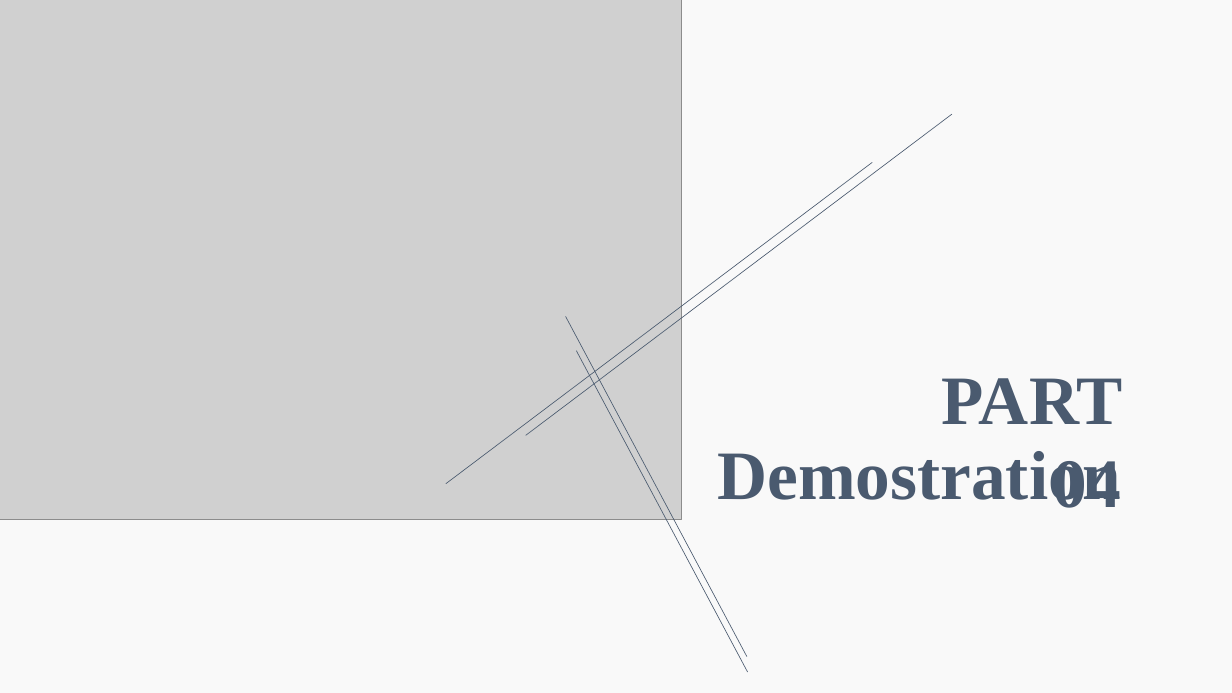
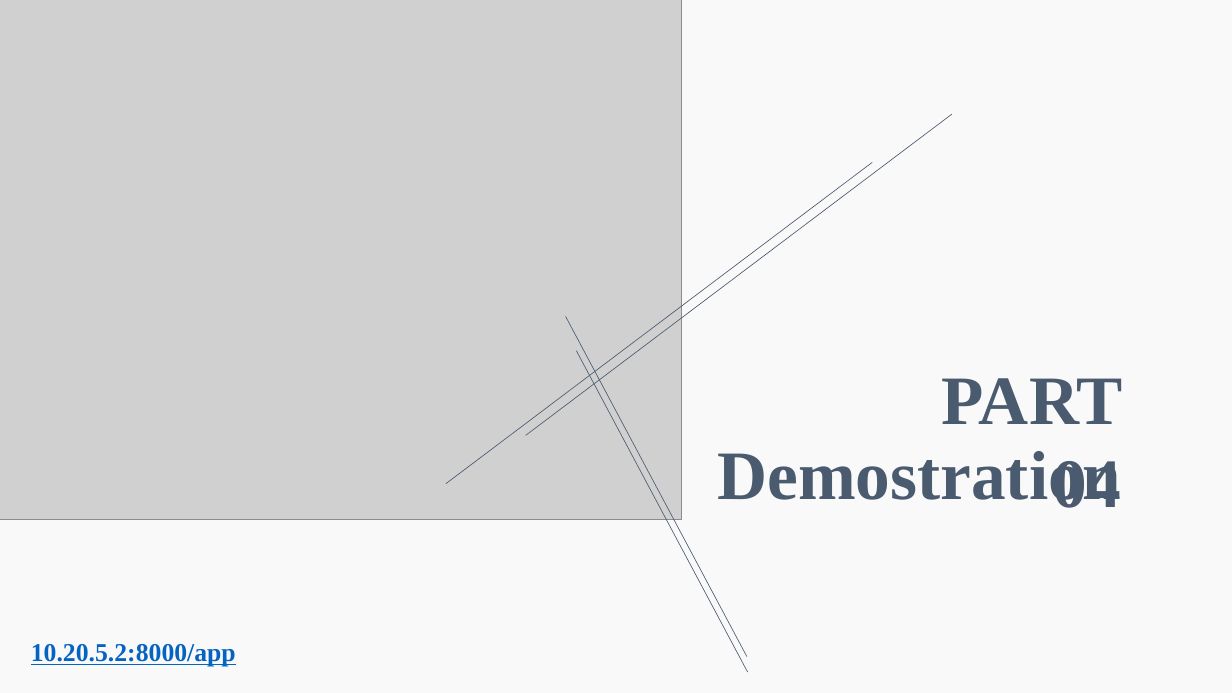
Before and after one commit to yippp/Musier, a slide deck: slide 9 of FinalPRE/FinalPRE.pptx. Drawn at 1232x693 pixels with LibreOffice and Linux fonts; fonts in the diff are those of the drawing; grey boxes stand for pictures. Boxes give left, top, right and bottom in pixels: in the first picture for what was removed or moved away, otherwise in the second. Text is boxed around its words. In the diff, an @@ line names an element or a change of style, - is before the commit and + after.

Commit message:
improve the final ppt

```diff
--- a/FinalPRE/FinalPRE.pptx
+++ b/FinalPRE/FinalPRE.pptx
@@ text added at [31,644,236,667], 20 pt, text #0563C1, bold, underline @@
+10.20.5.2:8000/app
```
Also in this commit, not shown: 1 other slide changed.
